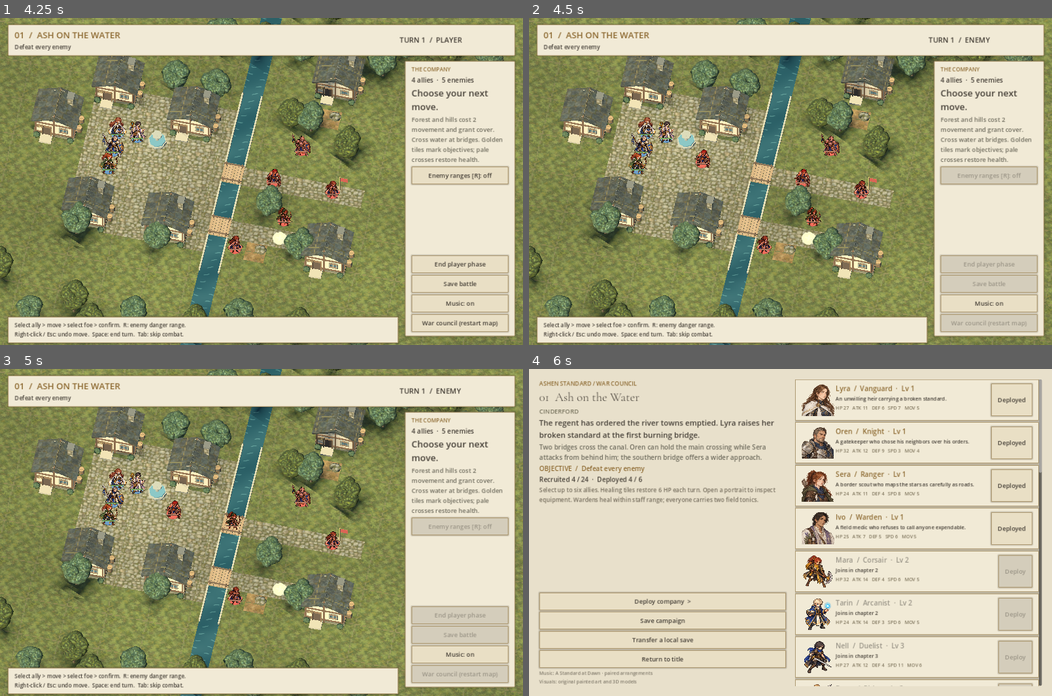
Above: before the commit, frames 1-4 (two rows, left to right).
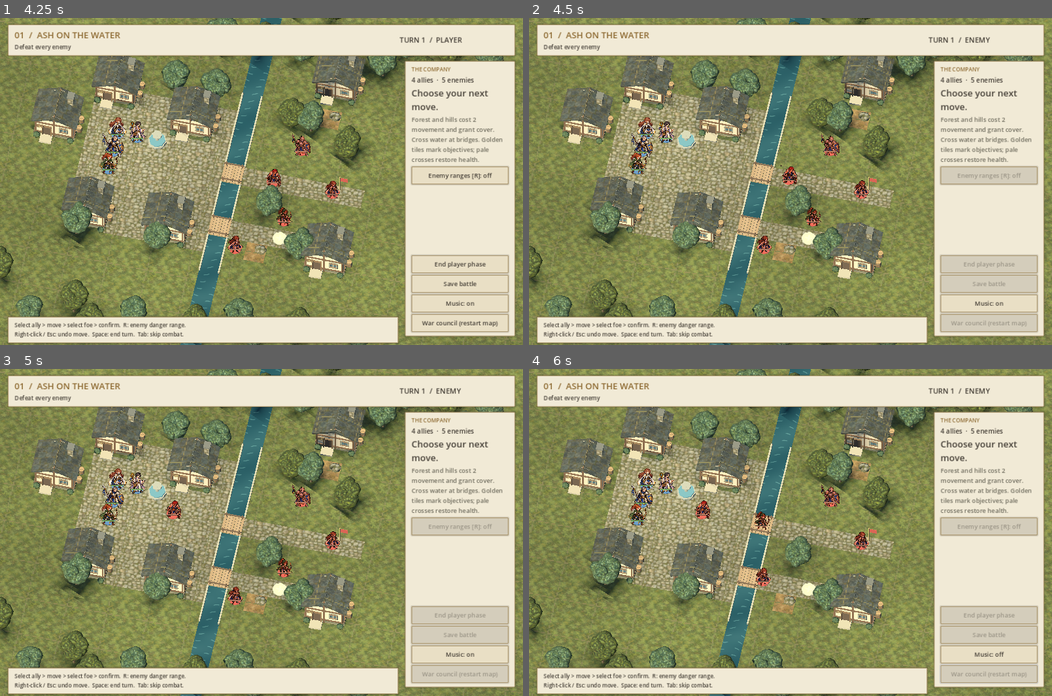
Above: after the commit, the same moments.

Repository: alexrao2000/Poem
Game: Godot game, scene res://main.tscn
The game is run twice, just before and just after one commit, with the same random seed, the same clock (stepped at 60 frames per second) and the same inputs.
Inputs (mouse positions are in pixels of both pictures, inside the frame that each line leads up to):
- Up to frame 1 (4.25 s): click "Begin the chronicle" at 0.5 s; click "Skip scene" at 1.25 s; click "Deploy company >" at 2 s; click "Enemy ranges [R]: off" at 2.75 s; click "Enemy ranges [R]: on" at 3.5 s
- Up to frame 2 (4.5 s): click "End player phase" at 4.25 s
- Up to frame 3 (5 s): no input
- Up to frame 4 (6 s): click "Music: on" at 5 s; click (989, 673) at 5.75 s, where only the run before the commit has a clickable "War council (restart map)"

Frame 1 is identical in both runs. In frame 2, 0.4% of the frame differs, in the area x 19-65%, y 31-72%; in frame 3, 0.2%; in frame 4, 77%, in the area x 0-100%, y 0-100%.

Commit message:
Animate legal map routes and preview movement paths

Diff:
--- a/scripts/main.gd
+++ b/scripts/main.gd
@@ -43,6 +43,10 @@
 var music_transition: Tween
 var muted = false
 var sprites: Array = []
+var unit_nodes: Dictionary={}
+var moving_id=""
+var route_preview: Node3D
+var last_hover=Vector2i(-1,-1)
 var clock = 0.0
 var skip_combat = false
 var show_danger = false
@@ -130,7 +134,7 @@
 		dialogue_reveal+=dt*55
 		dialogue_label.visible_characters=int(dialogue_reveal)
 	for s in sprites:
-		if is_instance_valid(s):s.position.y=s.get_meta("base_y",.65)+sin(clock*3+s.position.x)*.015
+		if is_instance_valid(s):s.position.y=s.get_meta("base_y",.65)+sin(clock*3+float(s.get_meta("phase",0)))*.015
 
 func box(color: Color) -> StyleBoxFlat:
 	var b=StyleBoxFlat.new()
@@ -198,7 +202,7 @@
 	markers=Node3D.new();add_child(markers)
 	pieces=Node3D.new();add_child(pieces)
 	stage=Node3D.new();add_child(stage)
-	sprites.clear()
+	sprites.clear();unit_nodes.clear()
 
 func mat(color: Color) -> StandardMaterial3D:
 	var m=StandardMaterial3D.new();m.albedo_color=color;m.roughness=0.95
@@ -228,24 +232,25 @@
 
 func refresh_pieces():
 	for n in pieces.get_children():n.queue_free()
-	sprites.clear()
+	sprites.clear();unit_nodes.clear()
 	for u in game.units:
 		if u.hp<=0:continue
+		var visual=Node3D.new();visual.name=str(u.id).validate_node_name();visual.position=Vector3(u.x,0,u.y);pieces.add_child(visual);unit_nodes[u.id]=visual
 		var s=Sprite3D.new();s.texture=unit_portrait(u)
 		var height=1.2 if u.job in ["Knight","Rider"] else 1.08
 		s.pixel_size=height/s.texture.get_height()
 		s.billboard=BaseMaterial3D.BILLBOARD_ENABLED;s.texture_filter=BaseMaterial3D.TEXTURE_FILTER_NEAREST
 		s.alpha_cut=SpriteBase3D.ALPHA_CUT_DISCARD;s.alpha_scissor_threshold=.35
 		s.no_depth_test=true;s.render_priority=2
-		s.position=Vector3(u.x,height*.5+.07,u.y);s.set_meta("base_y",height*.5+.07)
+		s.position=Vector3(0,height*.5+.07,0);s.set_meta("base_y",height*.5+.07);s.set_meta("phase",u.x)
 		s.modulate=(Color(.65,.65,.65) if u.acted else Color.WHITE) if u.team=="player" else Color(1,.66,.62)
-		pieces.add_child(s);sprites.append(s)
-		scenery.cylinder(pieces,Vector3(u.x,.035,u.y),.035,.31,Color("496f9c") if u.team=="player" else Color("a54b45"))
+		visual.add_child(s);sprites.append(s)
+		scenery.cylinder(visual,Vector3(0,.035,0),.035,.31,Color("496f9c") if u.team=="player" else Color("a54b45"))
 		# Compact green health bars preserve map readability at normal zoom.
 		var health=Sprite3D.new();var image=Image.create(48,5,false,Image.FORMAT_RGBA8)
 		image.fill(Color("343b30"));image.fill_rect(Rect2i(1,1,maxi(1,int(46.0*u.hp/u.max_hp)),3),Color("8bc96c") if u.team=="player" else Color("d48c70"))
 		health.texture=ImageTexture.create_from_image(image);health.pixel_size=.013;health.billboard=BaseMaterial3D.BILLBOARD_ENABLED
-		health.position=Vector3(u.x,.16,u.y+.12);health.no_depth_test=true;health.render_priority=3;pieces.add_child(health)
+		health.position=Vector3(0,.16,.12);health.no_depth_test=true;health.render_priority=3;visual.add_child(health)
 
 func unit_portrait(u) -> Texture2D:
 	var individual=portraits.get_map_sprite(u.id)
@@ -387,6 +392,7 @@
 	button_in(side,"War council (restart map)",show_camp,busy)
 
 func highlight():
+	route_preview=null;last_hover=Vector2i(-1,-1)
 	for n in markers.get_children():n.queue_free()
 	var danger={}
 	if show_danger:
@@ -427,6 +433,10 @@
 			if event.keycode==KEY_SPACE:end_turn()
 			if event.keycode==KEY_R:toggle_danger()
 	if screen!="battle" or busy or game.phase!="player":return
+	if event is InputEventMouseMotion:
+		var ray_start=camera.project_ray_origin(event.position);var ray_direction=camera.project_ray_normal(event.position)
+		var ground=Plane(Vector3.UP,0).intersects_ray(ray_start,ray_direction)
+		if ground!=null:preview_route(Vector2i(roundi(ground.x),roundi(ground.z)))
 	if event is InputEventMouseButton and event.pressed:
 		if event.button_index==MOUSE_BUTTON_RIGHT:cancel_selection();return
 		if event.button_index!=MOUSE_BUTTON_LEFT:return
@@ -444,6 +454,7 @@
 	selected=null;target=null;origin=null;refresh_pieces();highlight();update_side()
 
 func click_tile(p: Vector2i):
+	if busy:return
 	var u=game.at(p)
 	if selected!=null and selected.team=="player" and not selected.acted and u!=null:
 		if game.can_attack(selected,u):target=u;update_side();return
@@ -457,7 +468,11 @@
 		selected=u;target=null;play_sfx("select");highlight();update_side();return
 	if selected!=null and selected.team=="player" and not selected.acted and origin==null and u==null and game.reachable(selected).has(p):
 		origin=game.pos(selected)
-		if game.move_unit(selected,p):target=null;refresh_pieces();highlight();update_side()
+		var path=game.movement_path(selected,p)
+		if game.move_unit(selected,p):
+			target=null;busy=true;highlight();update_side()
+			await animate_map_move(selected,path)
+			busy=false;refresh_pieces();highlight();update_side()
 		else:origin=null
 
 func wait_action():
@@ -497,8 +512,10 @@
 		var initial_hp={e.id:e.hp}
 		if chosen!=null:initial_hp[chosen.id]=chosen.hp
 		var before=game.progress_snapshot()
+		var path=game.movement_path(e,choice.position)
+		await animate_map_move(e,path)
 		var events=tactics.apply_plan(game,e,choice)
-		refresh_pieces();highlight();await get_tree().create_timer(.18).timeout
+		refresh_pieces();highlight();await get_tree().create_timer(.12).timeout
 		if chosen!=null and not events.is_empty():
 			await cinematic(e,chosen,events,initial_hp)
 			await show_progress(before)
@@ -977,3 +994,29 @@
 
 func supports_ready(unit) -> bool:
 	return unit.join<=game.chapter and game.supports.for_unit(unit.id).any(func(entry):return game.supports.can_read(entry.id,game.chapter))
+
+func animate_map_move(unit,path: Array):
+	if path.size()<2 or not unit_nodes.has(unit.id):return
+	var visual=unit_nodes[unit.id]
+	moving_id=unit.id
+	visual.position=Vector3(path[0].x,0,path[0].y)
+	var motion=create_tween()
+	for point in path.slice(1):
+		motion.tween_property(visual,"position",Vector3(point.x,0,point.y),.105).set_trans(Tween.TRANS_LINEAR)
+	await motion.finished
+	moving_id=""
+
+func preview_route(destination: Vector2i):
+	if destination==last_hover:return
+	last_hover=destination
+	if is_instance_valid(route_preview):
+		for child in route_preview.get_children():route_preview.remove_child(child);child.queue_free()
+	if busy or selected==null or selected.team!="player" or selected.acted or origin!=null:return
+	var path=game.movement_path(selected,destination)
+	if path.size()<2:return
+	if not is_instance_valid(route_preview):route_preview=Node3D.new();markers.add_child(route_preview)
+	for i in range(1,path.size()):
+		var a=path[i-1];var b=path[i]
+		cube(route_preview,Vector3((a.x+b.x)*.5,.055,(a.y+b.y)*.5),Vector3(1,.025,.075) if a.y==b.y else Vector3(.075,.025,1),Color("ffdf88"))
+	for offset in [Vector2(-.43,0),Vector2(.43,0),Vector2(0,-.43),Vector2(0,.43)]:
+		cube(route_preview,Vector3(destination.x+offset.x,.055,destination.y+offset.y),Vector3(.055,.025,.9) if offset.x!=0 else Vector3(.9,.025,.055),Color("ffdf88"))
--- a/scripts/rules.gd
+++ b/scripts/rules.gd
@@ -122,6 +122,21 @@
 				costs[q]=cost
 				queue.append(q)
 	return costs
+
+func movement_path(unit: Dictionary,destination: Vector2i) -> Array:
+	var costs=reachable(unit);var start=pos(unit)
+	if not costs.has(destination):return []
+	if destination!=start and at(destination)!=null:return []
+	var path=[destination];var point=destination
+	while point!=start:
+		var cost=2 if terrain(point) in ["f","h"] else 1
+		var previous=point
+		for direction in [Vector2i.LEFT,Vector2i.RIGHT,Vector2i.UP,Vector2i.DOWN]:
+			var neighbor=point+direction
+			if costs.has(neighbor) and costs[neighbor]+cost==costs[point]:previous=neighbor;break
+		if previous==point:return []
+		path.push_front(previous);point=previous
+	return path
 
 func can_act(u: Dictionary) -> bool:
 	return u.hp>0 and u.team==phase and not u.acted
--- /dev/null
+++ b/tests/test_movement.gd
@@ -0,0 +1,45 @@
+extends SceneTree
+const Rules=preload("res://scripts/rules.gd")
+func _initialize():call_deferred("run")
+func run():
+ var g=Rules.new();var paths=0
+ for chapter in range(12):
+  g.chapter=chapter;g.start_battle()
+  for unit in g.units:
+   var before=g.rng.state;var position=g.pos(unit);var reachable=g.reachable(unit)
+   for destination in reachable:
+    var occupied=g.at(destination);var path=g.movement_path(unit,destination)
+    if occupied!=null and occupied.id!=unit.id:
+     assert(path.is_empty(),"A route cannot end on another unit");continue
+    assert(not path.is_empty() and path[0]==position and path[-1]==destination)
+    var cost=0
+    for i in range(1,path.size()):
+     assert(absi(path[i].x-path[i-1].x)+absi(path[i].y-path[i-1].y)==1,"Every step is orthogonal")
+     assert(g.terrain(path[i]) not in ["#","~"],"Never travels through impassable terrain")
+     var occupant=g.at(path[i]);assert(occupant==null or occupant.team==unit.team,"Never travels through enemy occupancy")
+     cost+=2 if g.terrain(path[i]) in ["f","h"] else 1
+    assert(cost==reachable[destination] and cost<=unit.move,"Route uses minimum weighted movement cost")
+    paths+=1
+   assert(g.rng.state==before and g.pos(unit)==position,"Route queries are pure")
+   assert(g.movement_path(unit,Vector2i(-1,-1)).is_empty())
+ var app=load("res://main.tscn").instantiate();app.save_path="/private/tmp/ashen-movement-ui.json";root.add_child(app);await process_frame
+ app.game.new_campaign();app.game.start_battle();app.make_map();app.show_battle();await process_frame
+ var unit=app.game.units[0];var start=app.game.pos(unit);var destination=start
+ for tile in app.game.reachable(unit):
+  if app.game.at(tile)==null and app.game.movement_path(unit,tile).size()>=3:destination=tile;break
+ assert(destination!=start)
+ app.selected=unit;app.preview_route(destination)
+ assert(app.route_preview.get_child_count()==app.game.movement_path(unit,destination).size()+3,"Preview traces every segment and outlines destination")
+ app.click_tile(destination);await process_frame
+ app.click_tile(start);assert(app.game.pos(unit)==destination,"Clicks during movement cannot issue another action")
+ assert(app.busy and app.moving_id==unit.id,"Map actions lock while movement animates")
+ assert(app.game.pos(unit)==destination,"Player move commits once before presentation")
+ assert(app.unit_nodes[unit.id].position.distance_to(Vector3(destination.x,0,destination.y))>.01,"Visual travels from old position")
+ while app.busy:await process_frame
+ assert(app.unit_nodes[unit.id].position==Vector3(destination.x,0,destination.y))
+ assert(app.unit_nodes[unit.id].get_child_count()==3,"Sprite, ground marker and HP travel in one group")
+ app.cancel_selection();assert(app.game.pos(unit)==start and app.unit_nodes[unit.id].position==Vector3(start.x,0,start.y),"Cancel restores both simulation and visuals")
+ assert(app.sprites.size()==app.game.units.size())
+ app.queue_free();await process_frame
+ print("PASS: ",paths," legal weighted routes across 12 maps, movement animation, action lock and undo restoration")
+ quit()
Not shown, added: tests/test_movement.gd.uid
Not shown, changed: DEVELOPMENT.md
Not shown, changed: README.md
Not shown, changed: scripts/test_local.py
